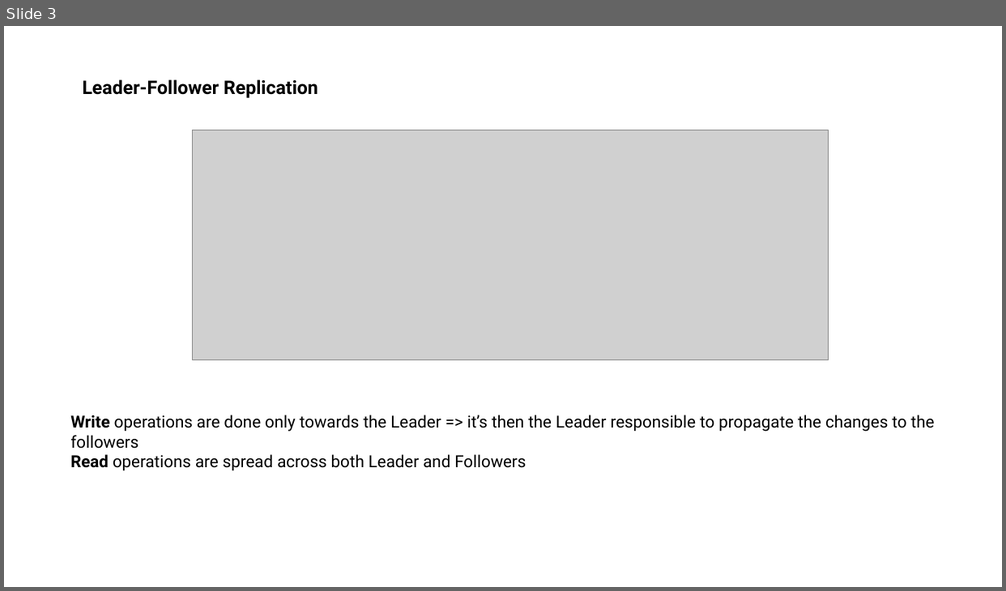
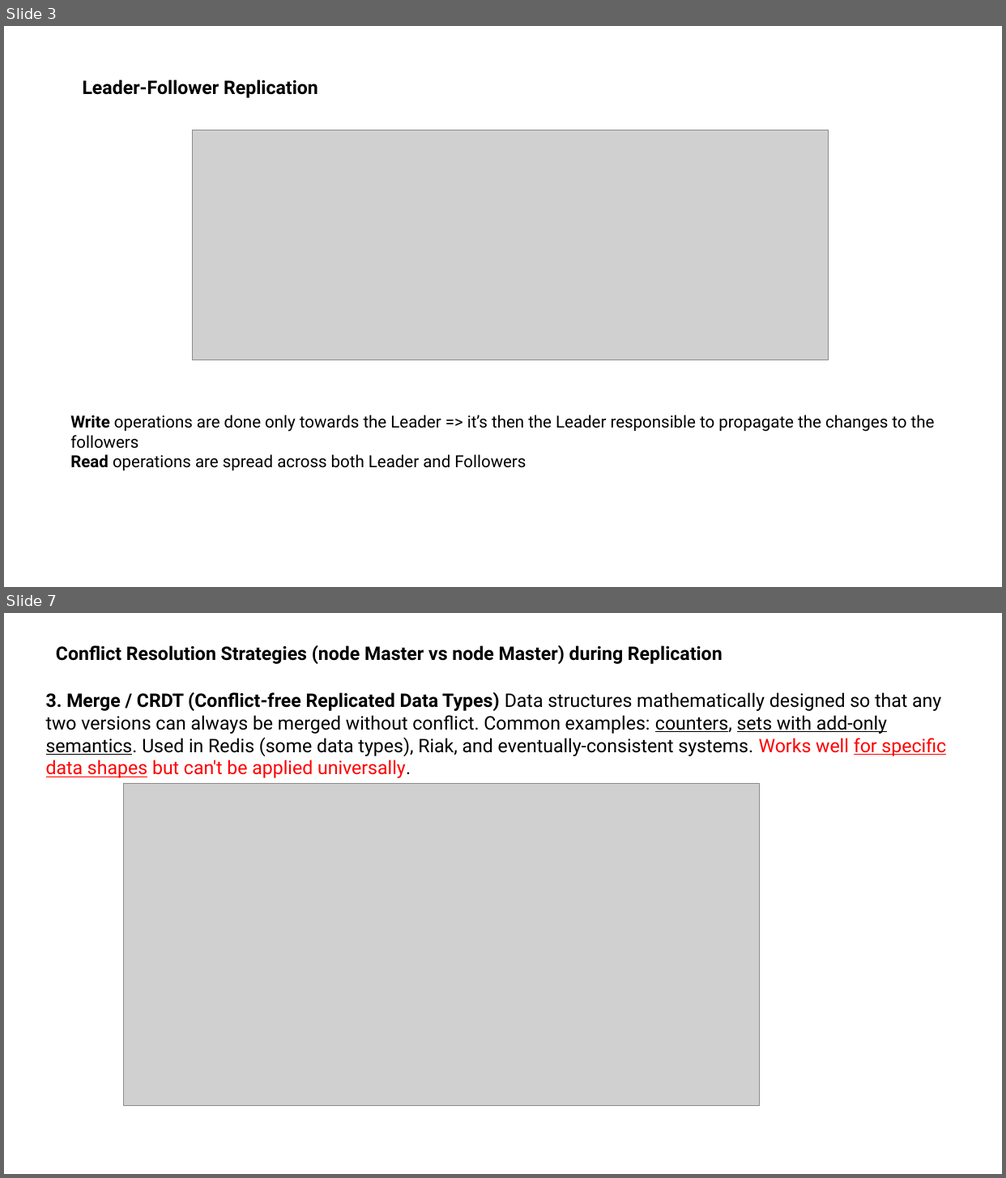
Before and after one commit to dventura3/system-design, a slide deck: docs/DB Replication.pptx. Shown one above the other, each under a label of ours: slide 3 before the commit, slides 3 and 7 after it; the slides between them are not shown. The pictures are 1006x591 and 1006x1178 pixels, drawn with LibreOffice and Linux fonts; fonts in the diff are those of the drawing; grey boxes stand for pictures. Boxes give left, top, right and bottom in pixels: in the first picture for what was removed or moved away, otherwise in the second. Text is boxed around its words. In the diff, an @@ line names an element or a change of style, - is before the commit and + after.

Commit message:
Updated replication

```diff
--- a/docs/DB Replication.pptx
+++ b/docs/DB Replication.pptx
@@ slide 7 added at [4, 613, 1002, 1174], background #FFFFFF @@
@@ text added at [56, 645, 722, 664], 18 pt, text #000000, bold @@
+Conflict Resolution Strategies (node Master vs node Master) during Replication
@@ text added at [46, 692, 946, 778], 18 pt, text #000000 @@
+3. Merge / CRDT (Conflict-free Replicated Data Types) Data structures mathematically designed so that any two versions can always be merged without conflict. Common examples: counters, sets with add-only semantics. Used in Redis (some data types), Riak, and eventually-consistent systems. Works well for specific data shapes but can't be applied universally.
@@ picture added at [124, 784, 760, 1106] @@
```
Also in this commit, not shown: 4 slides changed, 7 other slides added, 2 other files.
